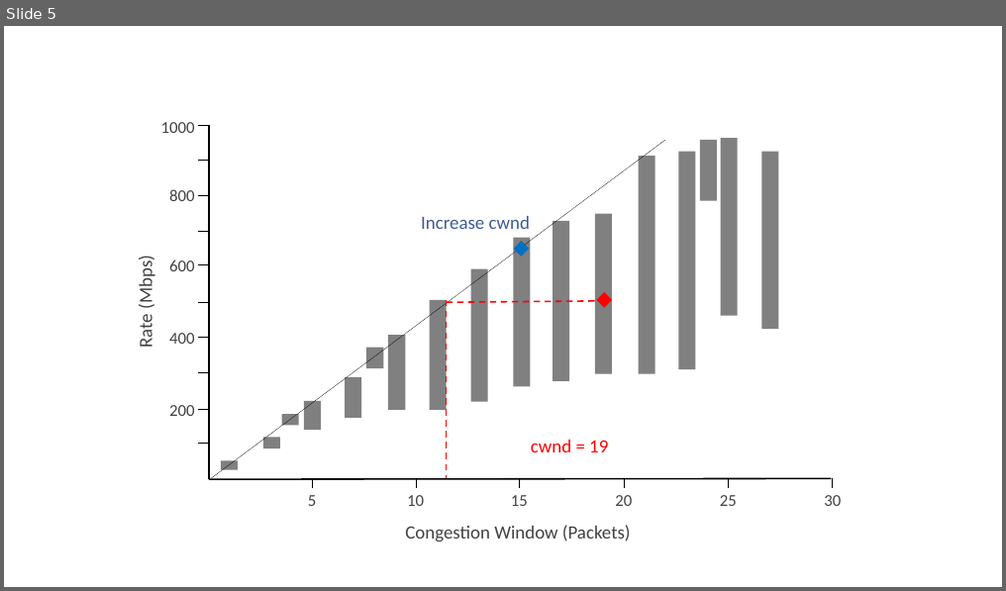
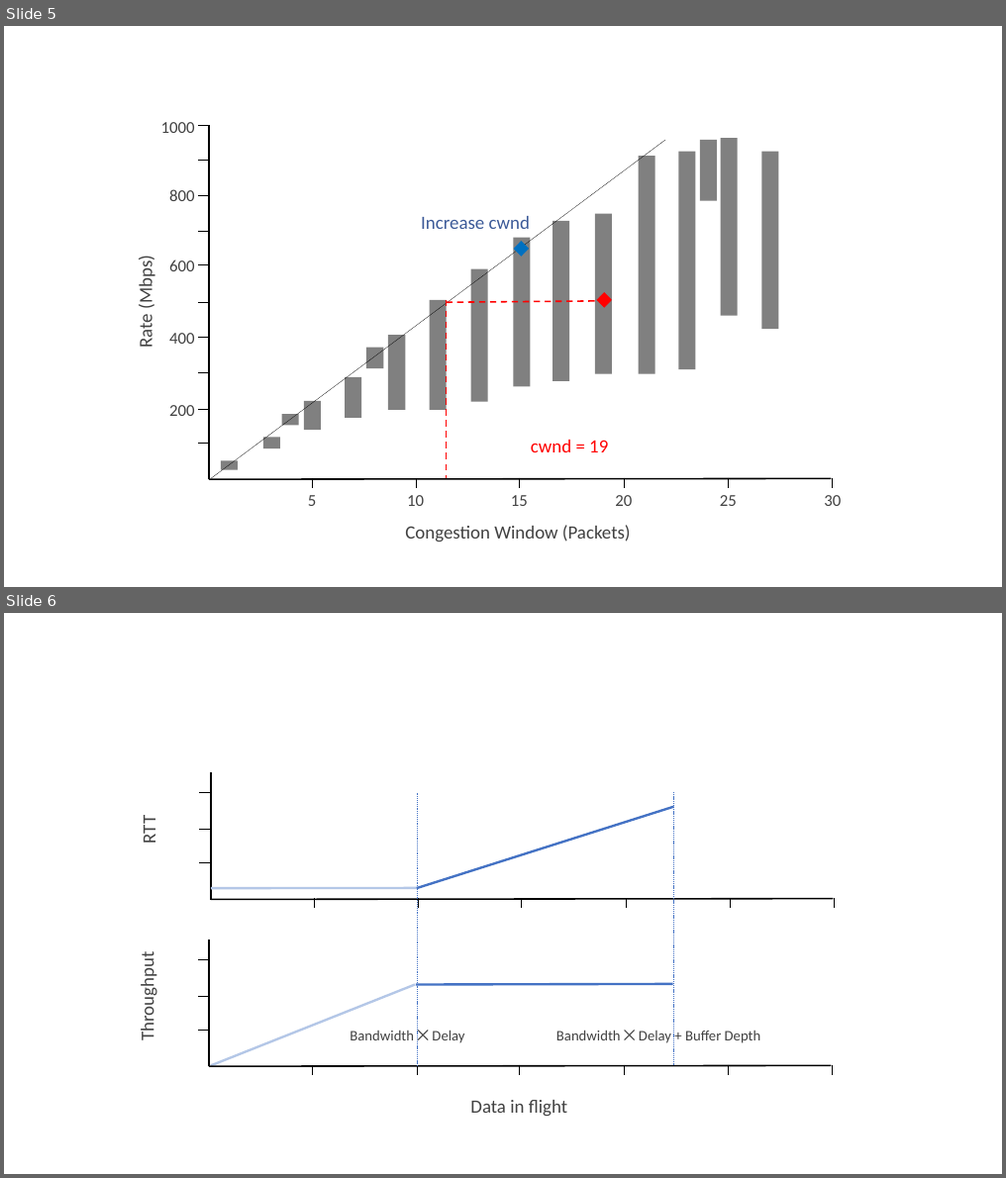
Before and after one commit to SystemsApproach/tcpcc, a slide deck: figures/Figure-sources.pptx. Shown one above the other, each under a label of ours: slide 5 before the commit, slides 5 and 6 after it. The pictures are 1006x591 and 1006x1178 pixels, drawn with LibreOffice and Linux fonts; fonts in the diff are those of the drawing. Boxes give left, top, right and bottom in pixels: in the first picture for what was removed or moved away, otherwise in the second. Text is boxed around its words. In the diff, an @@ line names an element or a change of style, - is before the commit and + after.

```diff
--- a/figures/Figure-sources.pptx
+++ b/figures/Figure-sources.pptx
@@ slide 6 added at (4, 613, 1002, 1174), background #FFFFFF @@
@@ line added from (211, 772) to (211, 900), #000000 3 pt @@
@@ text added at (138, 817, 160, 843), 36 pt, text #414141 @@
+RTT
@@ line added from (211, 792) to (199, 792), #000000 1 pt @@
@@ line added from (417, 888) to (674, 807), #4472C4 4.5 pt @@
@@ line added from (417, 792) to (417, 1066), #4472C4 0.5 pt dashed @@
@@ line added from (673, 792) to (673, 1065), #4472C4 0.5 pt dashed @@
@@ line added from (211, 829) to (199, 829), #000000 1 pt @@
@@ line added from (211, 863) to (199, 863), #000000 1 pt @@
@@ line added from (833, 899) to (211, 900), #000000 3 pt @@
@@ line added from (211, 888) to (418, 888), #B4C7E7 4.5 pt @@
@@ line added from (314, 898) to (314, 908), #000000 1 pt @@
@@ line added from (418, 898) to (418, 908), #000000 1 pt @@
@@ line added from (521, 898) to (521, 908), #000000 1 pt @@
@@ line added from (626, 898) to (626, 908), #000000 1 pt @@
@@ line added from (730, 898) to (730, 908), #000000 1 pt @@
@@ line added from (834, 898) to (834, 908), #000000 1 pt @@
@@ text added at (136, 960, 158, 1038), 36 pt, text #414141 @@
+Throughput
@@ line added from (209, 959) to (197, 959), #000000 1 pt @@
@@ line added from (209, 940) to (209, 1066), #000000 3 pt @@
@@ line added from (209, 996) to (197, 996), #000000 1 pt @@
@@ line added from (211, 1065) to (415, 984), #B4C7E7 4.5 pt @@
@@ line added from (416, 984) to (673, 984), #4472C4 4.5 pt @@
@@ line added from (209, 1030) to (197, 1030), #000000 1 pt @@
@@ text added at (350, 1030, 464, 1044), 28 pt, text #414141 @@
+Bandwidth ⨉ Delay
@@ text added at (556, 1030, 761, 1044), 28 pt, text #414141 @@
+Bandwidth ⨉ Delay + Buffer Depth
@@ line added from (831, 1065) to (209, 1066), #000000 3 pt @@
@@ line added from (312, 1065) to (312, 1074), #000000 1 pt @@
@@ line added from (417, 1065) to (417, 1074), #000000 1 pt @@
@@ line added from (519, 1065) to (519, 1074), #000000 1 pt @@
@@ line added from (624, 1065) to (624, 1074), #000000 1 pt @@
@@ line added from (728, 1065) to (728, 1074), #000000 1 pt @@
@@ line added from (832, 1065) to (832, 1074), #000000 1 pt @@
@@ text added at (470, 1100, 567, 1117), 36 pt, text #414141 @@
+Data in flight
```
Also in this commit, not shown: 1 other slide added, 4 other files.
